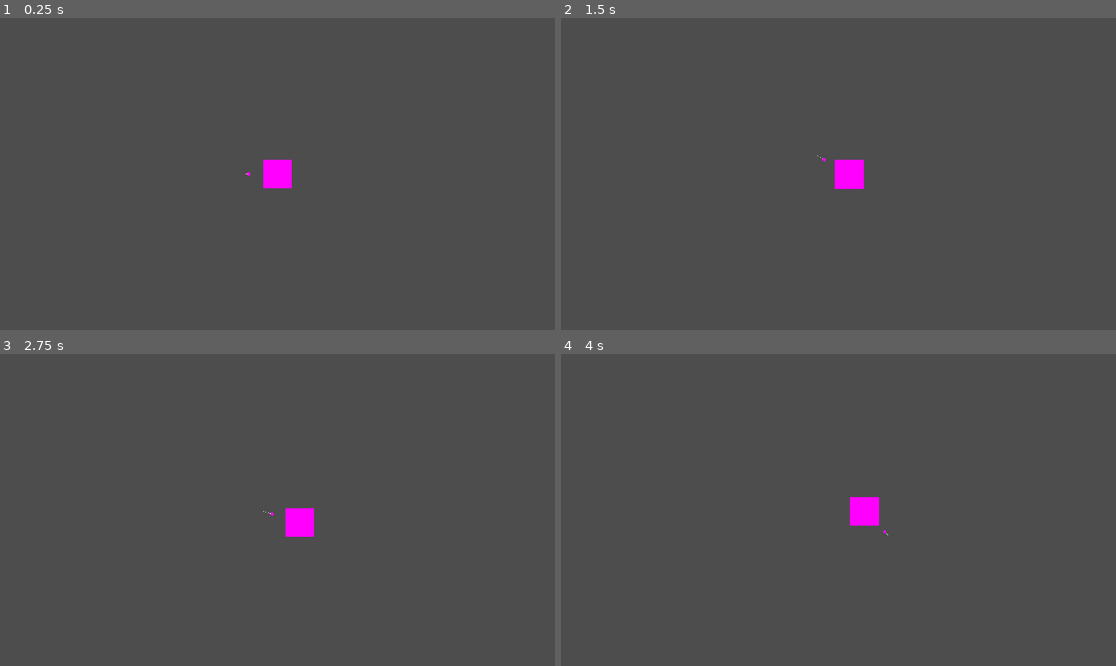
Above: before the commit, frames 1-4 (two rows, left to right).
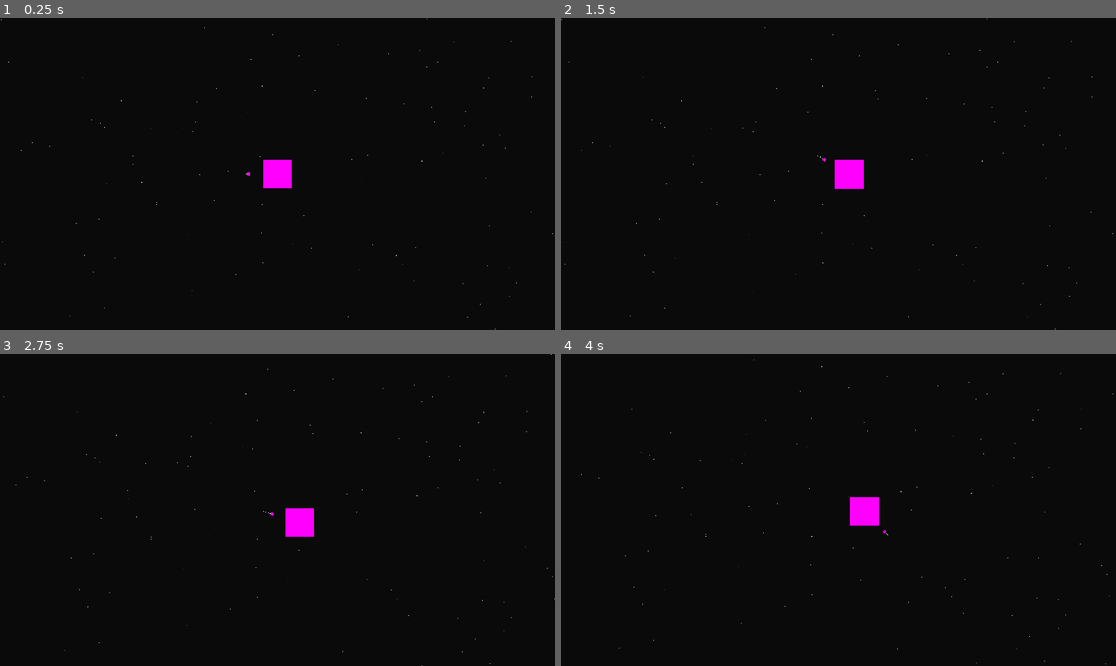
Above: after the commit, the same moments.

Repository: otDan/PlanetBlitz
Game: Godot game, scene res://main.tscn
The game is run twice, just before and just after one commit, with the same random seed, the same clock (stepped at 60 frames per second) and the same inputs.
Inputs:
- Up to frame 1 (0.25 s): no input
- Up to frame 2 (1.5 s): tap Enter at 0.5 s; hold Right (ui_right) 0.53-1.28 s; hold Down (ui_down) from 1.28 s (still down)
- Up to frame 3 (2.75 s): release Down (ui_down) at 2.03 s; hold Right (ui_right) from 2.03 s (still down)
- Up to frame 4 (4 s): release Right (ui_right) at 2.78 s; hold Up (ui_up) 2.78-3.53 s; hold Left (ui_left) from 3.53 s (still down)

The runs differ from the first frame. In frame 1, 100% of the frame differs, in the area x 0-100%, y 0-100%; in frame 2, 99%; in frame 3, 100%; in frame 4, 100%.

Commit message:
feat: Star background generation

Diff:
--- /dev/null
+++ b/background.gd
@@ -0,0 +1,21 @@
+extends ParallaxBackground
+
+
+# Called when the node enters the scene tree for the first time.
+func _ready():
+	generate_stars(100, Vector2(0.5, 0.75), Rect2(Vector2(0, 0), DisplayServer.screen_get_size()))
+	pass # Replace with function body.
+
+
+func generate_stars(star_count: int, star_size_range: Vector2, spawn_area: Rect2):
+	var parallaxLayer := $ParallaxLayer  # Reference to the ParallaxLayer node
+
+	for i in range(star_count):
+		var starInstance := Star.new()
+		starInstance.size = randf_range(star_size_range.x, star_size_range.y)
+
+		var starPosition := Vector2(randf_range(spawn_area.position.x, spawn_area.position.x + spawn_area.size.x),
+									randf_range(spawn_area.position.y, spawn_area.position.y + spawn_area.size.y))
+		starInstance.position = starPosition
+
+		parallaxLayer.add_child(starInstance)
--- a/main.tscn
+++ b/main.tscn
@@ -1,8 +1,9 @@
-[gd_scene load_steps=5 format=3 uid="uid://bkeg2itkwy8vv"]
+[gd_scene load_steps=6 format=3 uid="uid://bkeg2itkwy8vv"]
 
 [ext_resource type="Script" path="res://follow_camera.gd" id="1_x6yc0"]
 [ext_resource type="PackedScene" uid="uid://dry3qo3lt13bc" path="res://player.tscn" id="2_80sai"]
 [ext_resource type="Environment" uid="uid://d08mq5h5li88u" path="res://space_envirnonment.tres" id="2_357tu"]
+[ext_resource type="Script" path="res://background.gd" id="4_yqjao"]
 
 [sub_resource type="PlaceholderTexture2D" id="PlaceholderTexture2D_hj3jg"]
 size = Vector2(100, 100)
@@ -21,3 +22,10 @@
 
 [node name="WorldEnvironment" type="WorldEnvironment" parent="."]
 environment = ExtResource("2_357tu")
+
+[node name="ParallaxBackground" type="ParallaxBackground" parent="."]
+script = ExtResource("4_yqjao")
+
+[node name="ParallaxLayer" type="ParallaxLayer" parent="ParallaxBackground"]
+motion_scale = Vector2(0.2, 0.2)
+motion_mirroring = Vector2(1920, 1080)
--- a/project.godot
+++ b/project.godot
@@ -13,6 +13,7 @@
 config/name="Planet Blitz"
 run/main_scene="res://main.tscn"
 config/features=PackedStringArray("4.0", "Forward Plus")
+boot_splash/bg_color=Color(0.137255, 0.137255, 0.137255, 1)
 config/icon="res://icon.svg"
 
 [display]
@@ -51,3 +52,7 @@
 , Object(InputEventKey,"resource_local_to_scene":false,"resource_name":"","device":-1,"window_id":0,"alt_pressed":false,"shift_pressed":false,"ctrl_pressed":false,"meta_pressed":false,"pressed":false,"keycode":0,"physical_keycode":83,"key_label":0,"unicode":115,"echo":false,"script":null)
 ]
 }
+
+[rendering]
+
+environment/defaults/default_clear_color=Color(0.0392157, 0.0392157, 0.0392157, 1)
--- /dev/null
+++ b/star.gd
@@ -0,0 +1,9 @@
+extends Node2D
+class_name Star
+
+var size = 1
+
+
+func _draw():
+	var starSize = size * 2
+	draw_circle(Vector2.ZERO, starSize, Color(1, 1, 1))
